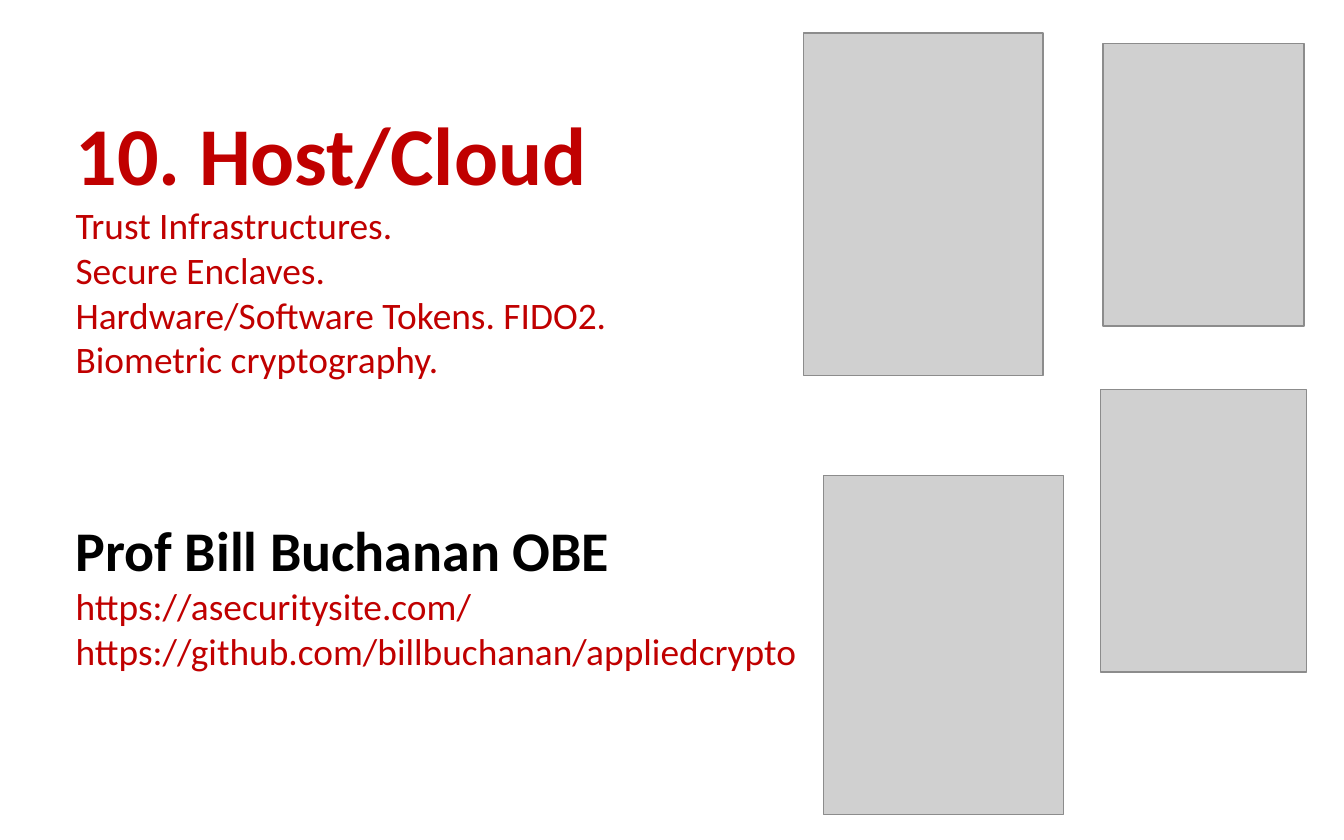
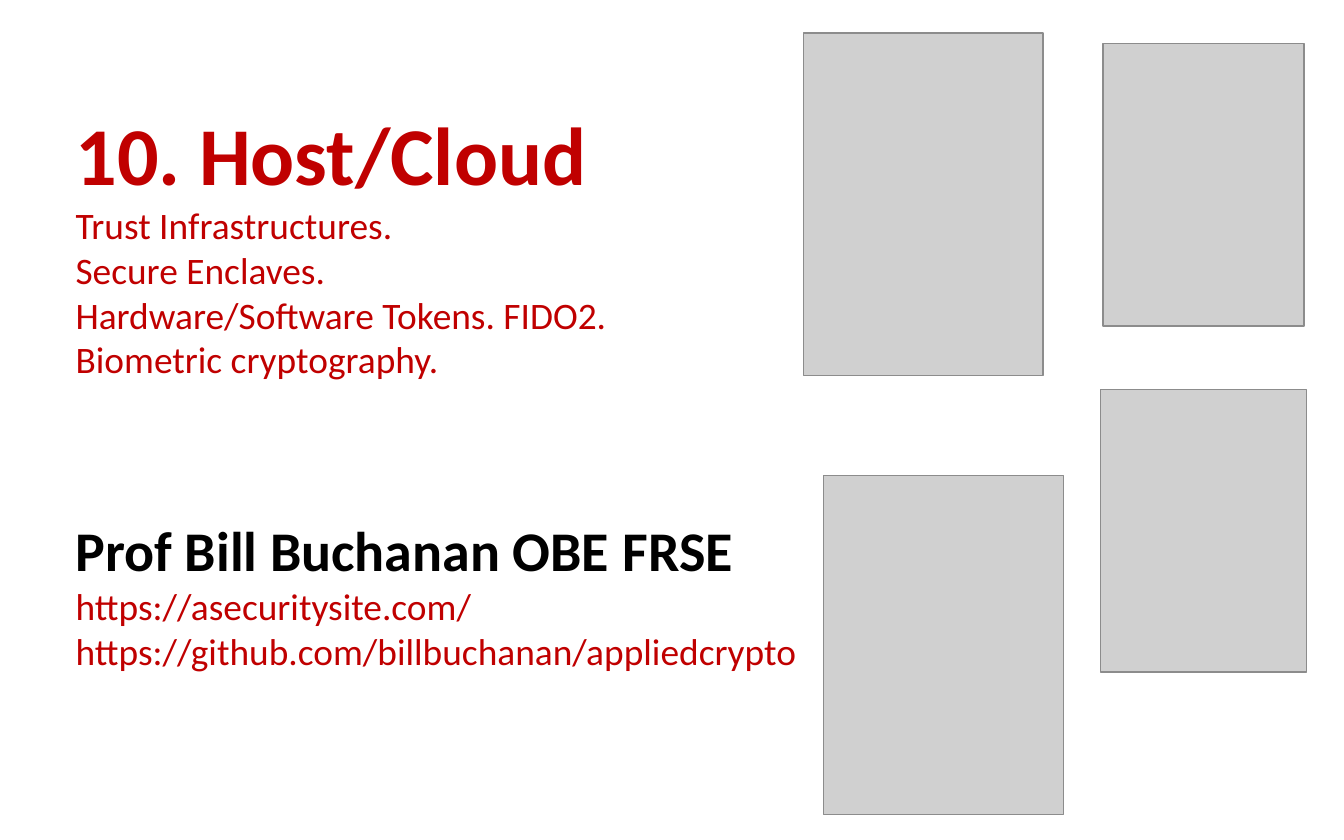
Before and after one commit to billbuchanan/appliedcrypto, a slide deck: slide 17 of unit00_introduction/unit01_introduction.pptx. Drawn at 1344x840 pixels with LibreOffice and Linux fonts; fonts in the diff are those of the drawing; grey boxes stand for pictures. Boxes give left, top, right and bottom in pixels: in the first picture for what was removed or moved away, otherwise in the second. Text is boxed around its words. In the diff, an @@ line names an element or a change of style, - is before the commit and + after.

```diff
--- a/unit00_introduction/unit01_introduction.pptx
+++ b/unit00_introduction/unit01_introduction.pptx
@@ title at bbox=[76, 127, 796, 672]: text changed @@
-10. Host/Cloud
-Trust Infrastructures.
-Secure Enclaves.
-Hardware/Software Tokens. FIDO2.
-Biometric cryptography.
-Prof Bill Buchanan OBE
-https://asecuritysite.com/
-https://github.com/billbuchanan/appliedcrypto
+10. Host/Cloud
+Trust Infrastructures.
+Secure Enclaves.
+Hardware/Software Tokens. FIDO2.
+Biometric cryptography.
+Prof Bill Buchanan OBE FRSE
+https://asecuritysite.com/
+https://github.com/billbuchanan/appliedcrypto
```
Also in this commit, not shown: 3 other slides changed, 4 other files.
